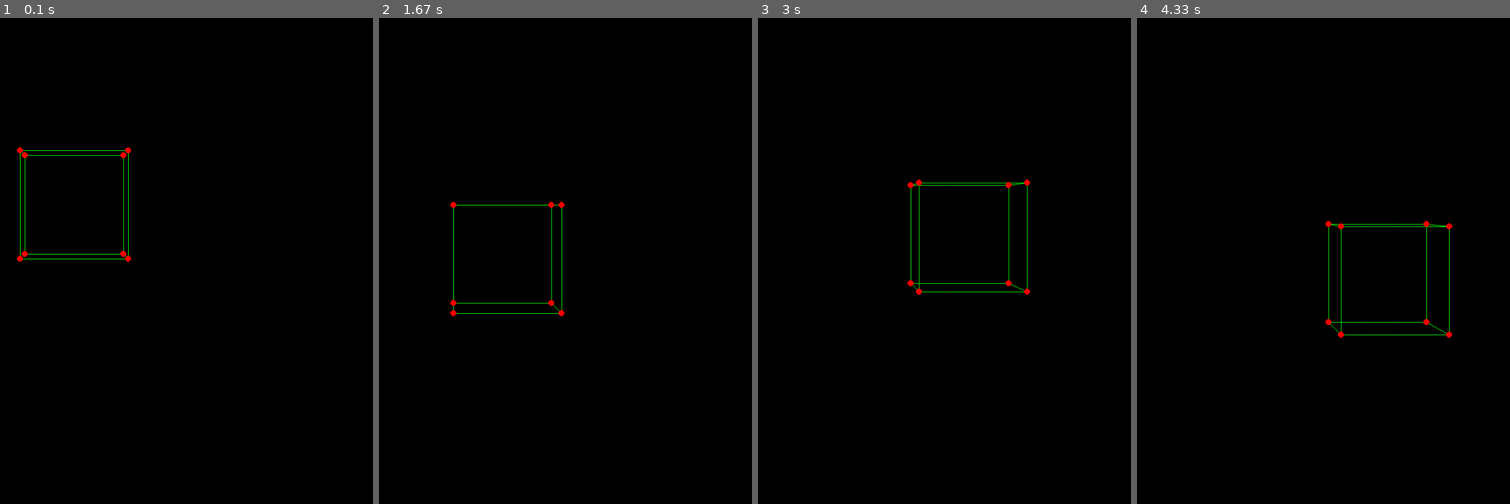
Above: before the commit, frames 1-4 (left to right).
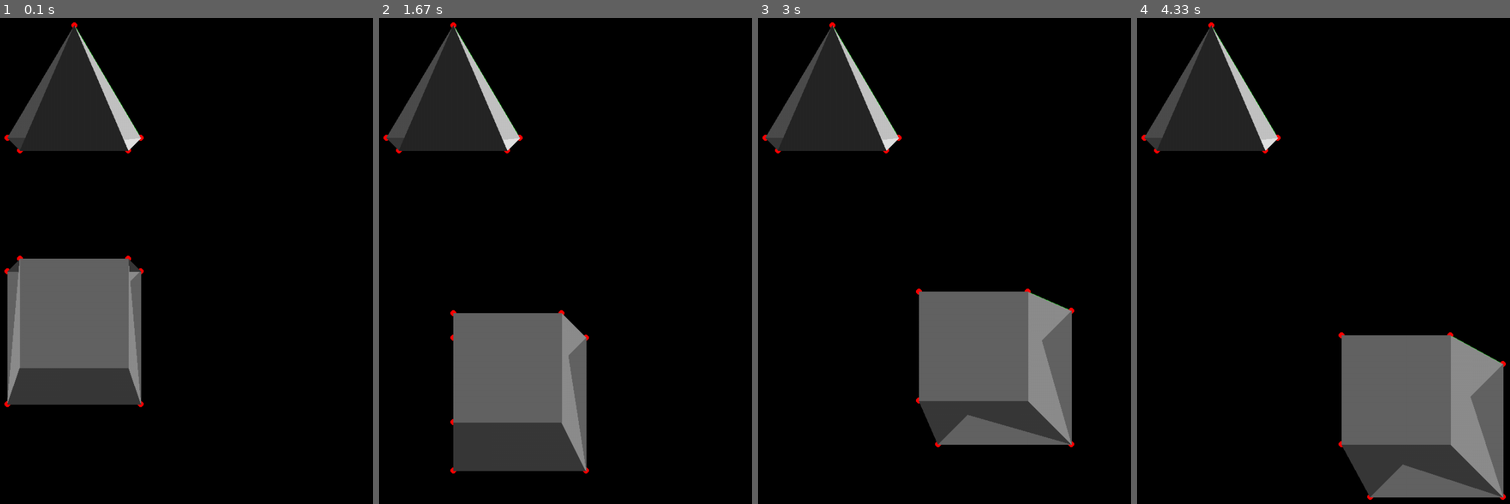
Above: after the commit, the same moments.

Repository: niherus/3d_graphic_learn
Game: pygame game, started from next_attempt/test.py
Same seed, same stepped clock (60 frames per second), same inputs: the game is played once before the commit and once after it.
Inputs (mouse positions are in pixels of both pictures, inside the frame that each line leads up to):
- Up to frame 1 (0.1 s): no input
- Up to frame 2 (1.67 s): press the mouse at (outside the picture) at 0.37 s; move the mouse to (412, 275) at 0.47 s; release the mouse at (513, 338) at 0.6 s; hold Space 0.67-1.13 s; move the mouse to (outside the picture) at 0.7 s; press the mouse at (outside the picture) at 1.2 s; move the mouse to (outside the picture) at 1.3 s; release the mouse at (423, 358) at 1.43 s; press the mouse at (outside the picture) at 1.53 s; move the mouse to (457, 256) at 1.63 s
- Up to frame 3 (3 s): release the mouse at (985, 299) at 1.77 s; press the mouse at (outside the picture) at 1.87 s; move the mouse to (862, 285) at 1.97 s; release the mouse at (1041, 363) at 2.1 s; press the mouse at (outside the picture) at 2.2 s; move the mouse to (821, 154) at 2.3 s; release the mouse at (959, 100) at 2.43 s; press the mouse at (outside the picture) at 2.53 s; move the mouse to (828, 134) at 2.63 s; release the mouse at (966, 56) at 2.77 s; press the mouse at (outside the picture) at 2.87 s; move the mouse to (outside the picture) at 2.97 s
- Up to frame 4 (4.33 s): release the mouse at (outside the picture) at 3.1 s; press the mouse at (outside the picture) at 3.2 s; move the mouse to (outside the picture) at 3.3 s; release the mouse at (outside the picture) at 3.43 s; press the mouse at (outside the picture) at 3.53 s; move the mouse to (outside the picture) at 3.63 s; release the mouse at (outside the picture) at 3.77 s; press the mouse at (outside the picture) at 3.87 s; move the mouse to (1230, 280) at 3.97 s; release the mouse at (1398, 348) at 4.1 s; press the mouse at (outside the picture) at 4.2 s; move the mouse to (outside the picture) at 4.3 s

The runs differ from the first frame. In frame 1, 16% of the frame differs, in the area x 1-39%, y 0-81%; in frame 2, 17%; in frame 3, 18%; in frame 4, 19%, in the area x 1-99%, y 0-100%.

Commit message:
navigation and light
Улучшил навигацию. Добавил отображение полигонов (пока с ошибками), примитивное освещение сцены

Diff:
--- a/next_attempt/test.py
+++ b/next_attempt/test.py
@@ -3,50 +3,116 @@
 pygame.init()
 WIDTH, HEIGHT = 1000, 1000
 screen = pygame.display.set_mode((WIDTH, HEIGHT))
+screen.set_colorkey((0, 0, 0))
 clock = pygame.time.Clock()
 
 class Camera:
     def __init__(self, fovy, aspect, near, far):
         self.fovy, self.aspect, self.near, self.far = fovy, aspect, near, far
         self.view = 0, 0, 1
-        self.frame = WIDTH / (near * np.sin(self.fovy)), HEIGHT / (near * np.sin(self.fovy))
-
+        self.frame =  WIDTH / near, HEIGHT / near
+        self.light = self.__normalize_vector((0.5, 1, -0.75))
 
     def __check_vertex(self, vertex):
         scalar = sum([self.view[i] * vertex[i] for i in range(3)])
         dist = sum([vertex[i] ** 2 for i in range(3)]) ** 0.5
+
         return np.arccos((scalar / dist)) * 180 / np.pi < self.fovy / 2 and self.near < scalar < self.far
     def __distance(self, vector):
         x, y, z = vector
         return np.sqrt(x * x + y * y + z * z)
 
     def __normalize_vector(self, vector):
-        x, y, z, d = vector, self.__distance(vector)
+        x, y, z, d = *vector, self.__distance(vector)
+
         return (x / d, y / d, z / d)
 
     def __vertex_projection(self, vertex):
         if self.__check_vertex(vertex):
             k = vertex[2] / self.near
-
             return vertex[0] / k, vertex[1] / k
         else:
             return None
+    def __plane_dist(self, plane, obj):
+        vertixes = obj.render()
+        d = 10 ** 9
+        for i in plane:
+            dx, dy, dz = vertixes[i]
+            if self.__distance((dx, dy, dz)) < d:
+                d = self.__distance((dx, dy, dz))
+
+        return d
+
+    def __plane_normal(self, plane, obj):
+        vertixes = obj.render()
+        v1, v2, v3 = plane
+        x1, y1, z1 = vertixes[v1]
+        x2, y2, z2 = vertixes[v2]
+        x3, y3, z3 = vertixes[v3]
+
+        return (y1 - y2) * (z1 - z3) - (y1 - y3) * (z1 - z2), (x1 - x3) * (z1 - z2) - (x1 - x2) * (z1 - z3), (x1 - x2) * (y1 - y3) - (x1 - x3) * (y1 - y2)
 
     def render(self, obj):
         vertices = [self.__vertex_projection(vert) for vert in obj.render()]
+
 
         for i, j in obj.edges:
             if None not in (vertices[i], vertices[j]):
                 x1, y1 = vertices[i]
                 x2, y2 =  vertices[j]
-                pygame.draw.line(screen, (0, 255, 0), (500 + self.frame[0] * x1, 500 + self.frame[1] * y1), (500 + self.frame[0] * x2, 500 + self.frame[1] * y2 ))
+                pygame.draw.line(screen, (0, 255, 0), (500 + x1 * self.frame[0], 500 + y1 * self.frame[1]), (500 + x2 * self.frame[0], 500 +  y2 * self.frame[1]))
+
         for vert in vertices:
             if vert is not None:
                 x, y = vert
-                pygame.draw.circle(screen, (255, 0, 0), (500 + self.frame[0] * x, 500 + self.frame[1] * y), 5)
-
-
-class Cude:
+                pygame.draw.circle(screen, (255, 0, 0), (500 + x * self.frame[0], 500 +  y * self.frame[1]), 5)
+        plane_on = True
+        if plane_on:
+            for plane in sorted(obj.planes, key=lambda x: self.__plane_dist(x, obj)):
+                v1, v2, v3 = plane
+
+                if None not in (vertices[v1], vertices[v2], vertices[v3]):
+                    x1, y1 = vertices[v1]
+                    x2, y2 = vertices[v2]
+                    x3, y3 = vertices[v3]
+                    norm = self.__normalize_vector(self.__plane_normal(plane, obj))
+                    k = abs(norm[0] * self.light[0] + norm[1] * self.light[1] + norm[2] * self.light[2])
+
+                    pygame.draw.polygon(screen, (int( (1 - k) * 225), int((1 - k) * 225), int((1 - k) * 225)), ((500 + x1 * self.frame[0], 500 + y1  * self.frame[1]), (500 + x2 * self.frame[0], 500 + y2* self.frame[1]), (500 + x3 * self.frame[0], 500 + y3  * self.frame[1])))
+
+
+class Obj:
+    def move(self, dx, dy, dz):
+        x, y, z = self.center
+        self.center = (x + dx, y + dy, z + dz)
+
+    def rotate(self, d_ax, d_ay, d_az):
+        ax, ay, az = self.alpha
+        self.alpha = (ax + d_ax, ay + d_ay, az + d_az)
+
+    def __move(self, vertexes):
+        vertexes = vertexes.copy()
+        for i in range(len(vertexes)):
+            x, y, z = vertexes[i]
+            vertexes[i] = (x + self.center[0], y + self.center[1], z + self.center[2])
+        return vertexes
+
+    def __rotate(self, vertexes):
+        vertexes = vertexes.copy()
+
+        for i in range(len(vertexes)):
+            x, y, z = vertexes[i]
+            x, y, z = x * np.cos(self.alpha[0]) - y * np.sin(self.alpha[0]), x * np.sin(self.alpha[0]) + y * np.cos(self.alpha[0]), z
+            x, y, z = x * np.cos(self.alpha[1]) + z * np.sin(self.alpha[1]), y, -x * np.sin(self.alpha[1]) + z * np.cos(self.alpha[1])
+            x, y, z = x, y * np.cos(self.alpha[2]) - z * np.sin(self.alpha[2]), y * np.sin(self.alpha[2]) + z * np.cos(self.alpha[2])
+            vertexes[i] = x, y, z
+        return vertexes
+
+    def render(self):
+        return self.__move(self.__rotate(self.vertexes))
+
+
+class Cube(Obj):
     def __init__(self, x, y, z, w=10, h=10, d=10):
         self.center = x, y, z
         self.size = w, h, d
@@ -75,78 +141,107 @@
             (5, 7),
             (6, 7),
         ]
+        self.planes = set()
+        for e1 in self.edges:
+            for e2 in self.edges:
+                if len(set(e1) | set(e2)) == 3:
+                    self.planes.add(tuple(set(e1) | set(e2)))
+
+        self.planes = list(self.planes)
+
         self.alpha = 0, 0, 0
 
-    def move(self, dx, dy, dz):
-        x, y, z = self.center
-        self.center = (x + dx, y + dy, z + dz)
-
-    def rotate(self, d_ax, d_ay, d_az):
-        ax, ay, az = self.alpha
-        self.alpha = (ax + d_ax, ay + d_ay, az + d_az)
-
-    def __move(self, vertexes):
-        vertexes = vertexes.copy()
-        for i in range(len(vertexes)):
-            x, y, z = vertexes[i]
-            vertexes[i] = (x + self.center[0], y + self.center[1], z + self.center[2])
-        return vertexes
-
-    def __rotate(self, vertexes):
-        vertexes = vertexes.copy()
-
-        for i in range(len(vertexes)):
-            x, y, z = vertexes[i]
-            x, y, z = x * np.cos(self.alpha[0]) - y * np.sin(self.alpha[0]), x * np.sin(self.alpha[0]) + y * np.cos(self.alpha[0]), z
-            x, y, z = x * np.cos(self.alpha[1]) + z * np.sin(self.alpha[1]), y, -x * np.sin(self.alpha[1]) + z * np.cos(self.alpha[1])
-            x, y, z = x, y * np.cos(self.alpha[2]) - z * np.sin(self.alpha[2]), y * np.sin(self.alpha[2]) + z * np.cos(self.alpha[2])
-            vertexes[i] = x, y, z
-        return vertexes
-
-    def render(self):
-        return self.__move(self.__rotate(self.vertexes))
-
-
-
-
-
-camera = Camera(120, 1, 5, 200)
-
-cube = Cude(0, 0, 100)
-
+class Piramid(Obj):
+    def __init__(self, x, y, z, w=10, h=10, d=10):
+        self.center = x, y, z
+        self.size = w, h, d
+        self.vertexes = [
+            (-w // 2, h // 2, -d // 2),
+            (-w // 2, h // 2, d // 2),
+            (w // 2, h // 2, -d // 2),
+            (w // 2, h // 2,  d // 2),
+            (0, -h // 2, 0),
+        ]
+        self.edges  = [
+            (0, 1),
+            (0, 2),
+            (0, 4),
+            (1, 3),
+            (2, 3),
+            (4, 0),
+            (4, 1),
+            (4, 2),
+            (4, 3)
+        ]
+        self.planes = set()
+        for e1 in self.edges:
+            for e2 in self.edges:
+                if len(set(e1) | set(e2)) == 3:
+                    self.planes.add(tuple(set(e1) | set(e2)))
+
+        self.planes = list(self.planes)
+        self.alpha = 0, 0, 0
+
+camera = Camera(170, 1, 5, 200)
+pira = Piramid(0, -10, 50)
+cube = Cube(0, 10, 50)
 render = True
+press = False
 while render:
     clock.tick(60)
     screen.fill((0, 0, 0))
+    camera.render(pira)
     camera.render(cube)
     for ev in pygame.event.get():
         if ev.type == pygame.QUIT:
-            start = False
+            render = False
             break
+        if ev.type == pygame.KEYDOWN and ev.key == 32:
+            press = True
+        if ev.type == pygame.KEYUP and ev.key == 32:
+            press = False
+
         if ev.type == pygame.MOUSEMOTION:
-            if ev.rel[0] > 0 and ev.buttons[0] == 1:
-                cube.move(1, 0, 0)
-            if ev.rel[0] < 0 and ev.buttons[0] == 1:
-                cube.move(-1, 0, 0)
-            if ev.rel[1] > 0 and ev.buttons[0] == 1:
-                cube.move(0, 1, 0)
-            if ev.rel[1] < 0 and ev.buttons[0] == 1:
-                cube.move(0, -1, 0)
-
-            if ev.rel[0] > 0 and ev.buttons[2] == 1:
-                cube.rotate(0.1, 0, 0)
-            if ev.rel[0] < 0 and ev.buttons[2] == 1:
-                cube.rotate(-0.1, 0, 0)
-            if ev.rel[1] > 0 and ev.buttons[2] == 1:
-                cube.rotate(0, 0.1, 0)
-            if ev.rel[1] < 0 and ev.buttons[2] == 1:
-                cube.rotate(0, -0.1, 0)
-
-
-            if ev.rel[0] > 0 and ev.buttons[1] == 1:
-                cube.rotate(0, 0, 0.1)
-            if ev.rel[0] < 0 and ev.buttons[1] == 1:
-                cube.rotate(0, 0, -0.1)
+            if press:
+                if ev.rel[0] > 0 and ev.buttons[0] == 1:
+                    pira.move(1, 0, 0)
+                if ev.rel[0] < 0 and ev.buttons[0] == 1:
+                    pira.move(-1, 0, 0)
+                if ev.rel[1] > 0 and ev.buttons[0] == 1:
+                    pira.move(0, 1, 0)
+                if ev.rel[1] < 0 and ev.buttons[0] == 1:
+                    pira.move(0, -1, 0)
+
+                if ev.rel[0] > 0 and ev.buttons[2] == 1:
+                    pira.rotate(0, -0.1, 0)
+                if ev.rel[0] < 0 and ev.buttons[2] == 1:
+                    pira.rotate(0, 0.1, 0)
+                if ev.rel[1] > 0 and ev.buttons[2] == 1:
+                    pira.rotate(0, 0, 0.1)
+                if ev.rel[1] < 0 and ev.buttons[2] == 1:
+                    pira.rotate(0, 0, -0.1)
+            else:
+
+                if ev.rel[0] > 0 and ev.buttons[0] == 1:
+                    cube.move(1, 0, 0)
+                if ev.rel[0] < 0 and ev.buttons[0] == 1:
+                    cube.move(-1, 0, 0)
+                if ev.rel[1] > 0 and ev.buttons[0] == 1:
+                    cube.move(0, 1, 0)
+                if ev.rel[1] < 0 and ev.buttons[0] == 1:
+                    cube.move(0, -1, 0)
+
+                if ev.rel[0] > 0 and ev.buttons[2] == 1:
+                    cube.rotate(0, -0.1, 0)
+                if ev.rel[0] < 0 and ev.buttons[2] == 1:
+                    cube.rotate(0, 0.1, 0)
+                if ev.rel[1] > 0 and ev.buttons[2] == 1:
+                    cube.rotate(0, 0, 0.1)
+                if ev.rel[1] < 0 and ev.buttons[2] == 1:
+                    cube.rotate(0, 0, -0.1)
+
+
+
         if ev.type == pygame.MOUSEBUTTONDOWN:
             if ev.button == 4:
                 cube.move(0, 0, 1)
@@ -154,3 +249,4 @@
                cube.move(0, 0, -1)
 
     pygame.display.update()
+exit()
